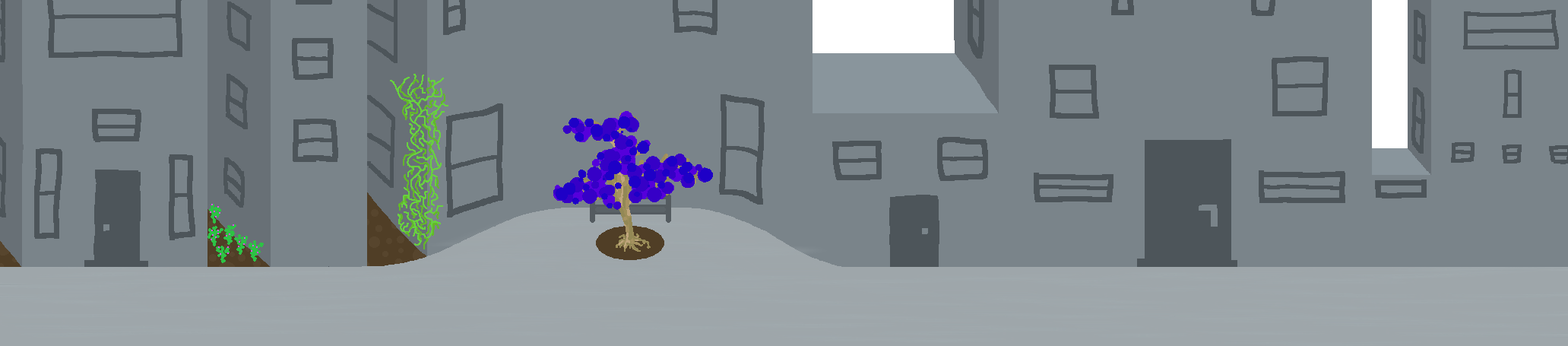
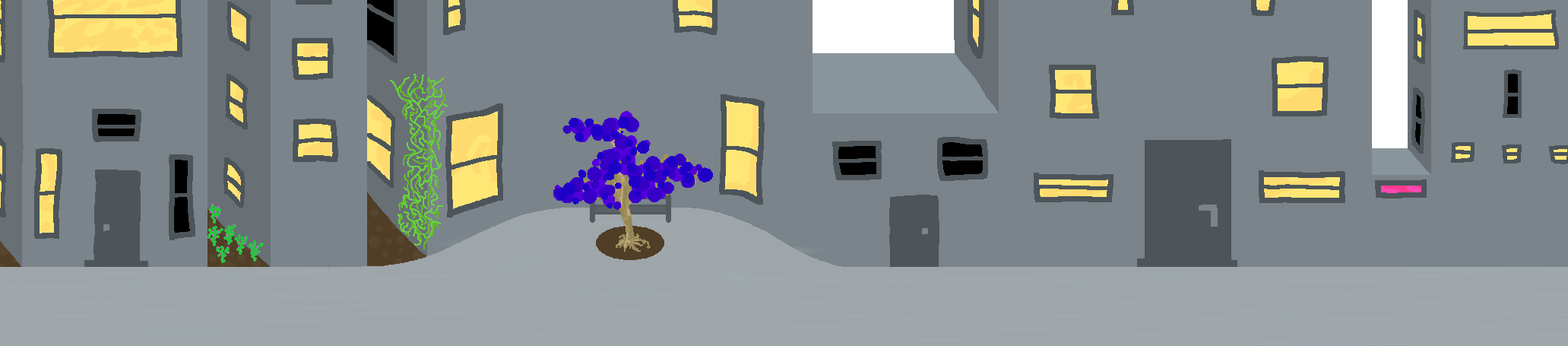
Comparing the layer stacks of the two 1568x346 images. Changes:
added layer "window lights" in group "houses" over [0,0,1568,234]
